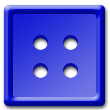
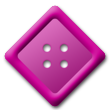
The second 110px x 110px image is a revision of the first. Changes to its layers:
showed group "Pink" (3 layers) over <box>4,5,106,107</box>
hid group "Blue" (6 layers) over <box>4,5,105,106</box>
